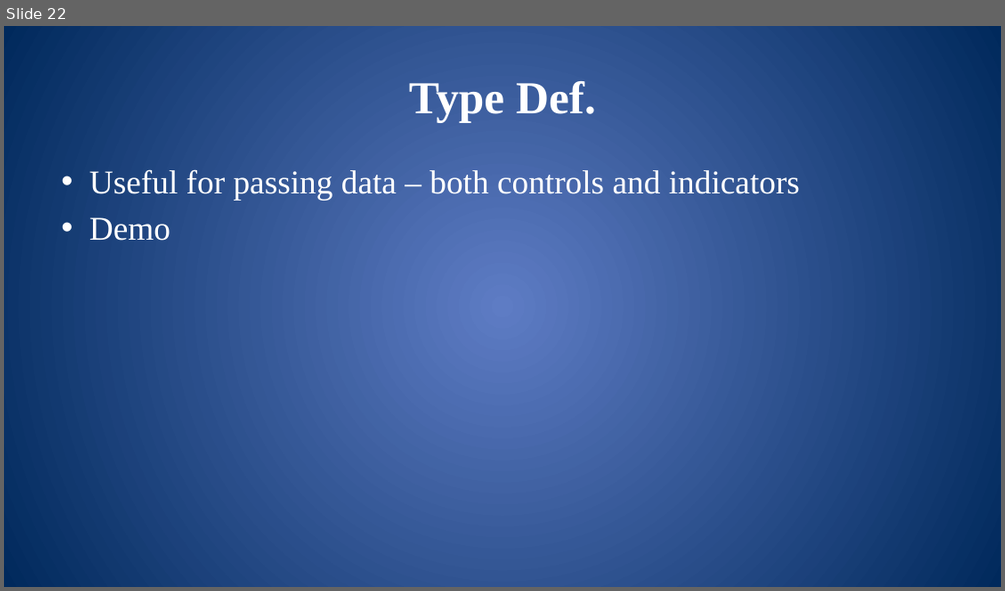
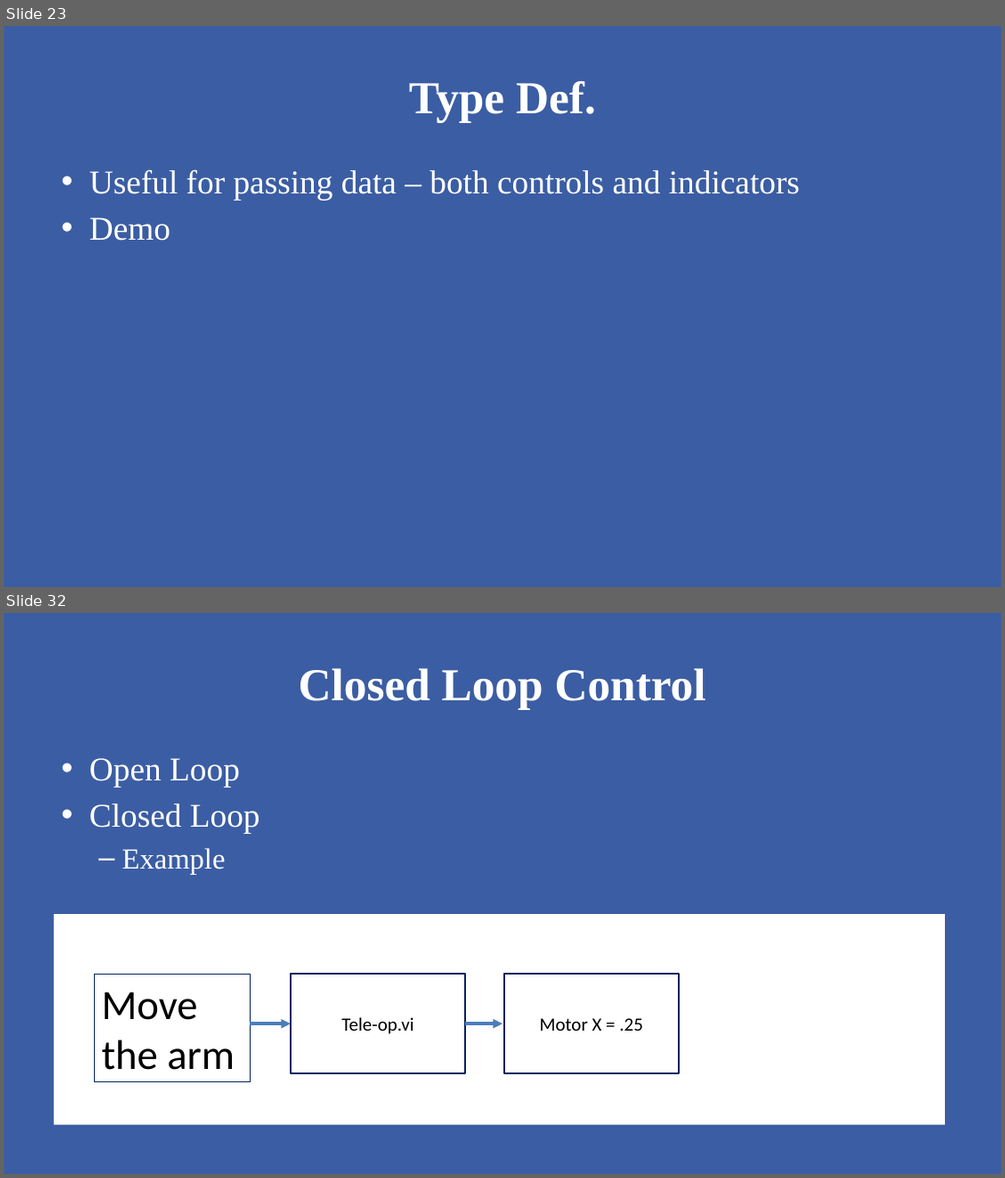
Before and after one commit to mshafer1/frc-labview-workshops, a slide deck: files/2020/LabVIEW_Advanced.pptx. Shown one above the other, each under a label of ours: slide 22 before the commit, slides 23 and 32 after it; the slides between them are not shown. The pictures are 1005x591 and 1005x1178 pixels, drawn with LibreOffice and Linux fonts; fonts in the diff are those of the drawing. Boxes give left, top, right and bottom in pixels: in the first picture for what was removed or moved away, otherwise in the second. Text is boxed around its words. In the diff, an @@ line names an element or a change of style, - is before the commit and + after.

```diff
--- a/files/2020/LabVIEW_Advanced.pptx
+++ b/files/2020/LabVIEW_Advanced.pptx
@@ slide 32 added at [4, 613, 1001, 1174], background gradient #5E7CC5 to #00295C; not listed: 1 template element that a slide beside it also shows @@
@@ title added at [299, 668, 706, 710], 44 pt, text #FFFFFF, bold @@
+Closed Loop Control
@@ text added at [89, 758, 260, 874], 32 pt, text #FFFFFF @@
+• Open Loop
+• Closed Loop
+  – Example
@@ rectangle added at [54, 915, 946, 1126], fill #FFFFFF @@
@@ rectangle added at [95, 973, 250, 1082], outline #002060 0.75 pt, 40 pt, text #000000 @@
+Move the arm
@@ rectangle added at [291, 973, 465, 1073], fill #FFFFFF, outline #002060 2 pt, 18 pt, text #000000 @@
+Tele-op.vi
@@ rectangle added at [504, 973, 679, 1073], fill #FFFFFF, outline #002060 2 pt, 18 pt, text #000000 @@
+Motor X = .25
@@ arrow added from (250, 1023) to (291, 1023), #4B7EBC 3 pt @@
@@ arrow added from (465, 1023) to (502, 1023), #4B7EBC 3 pt @@
@@ what was slide 22 is now slide 23 @@
@@ slide 23 changed as well @@
@@ rectangle added at [4, 26, 1001, 587], fill #3B5DA3 @@
```
Also in this commit, not shown: 22 other slides changed, 20 other slides added, 1 other file.
